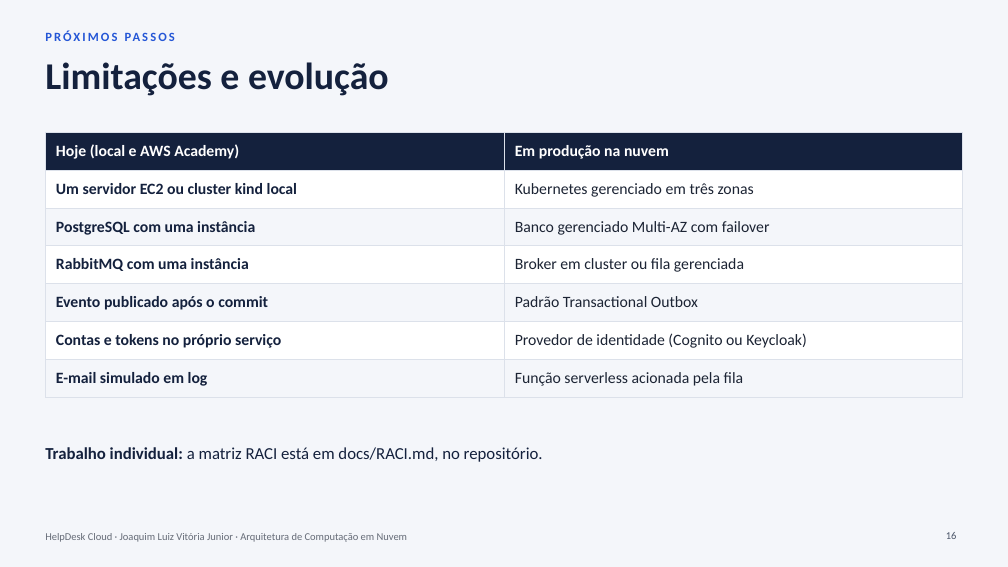
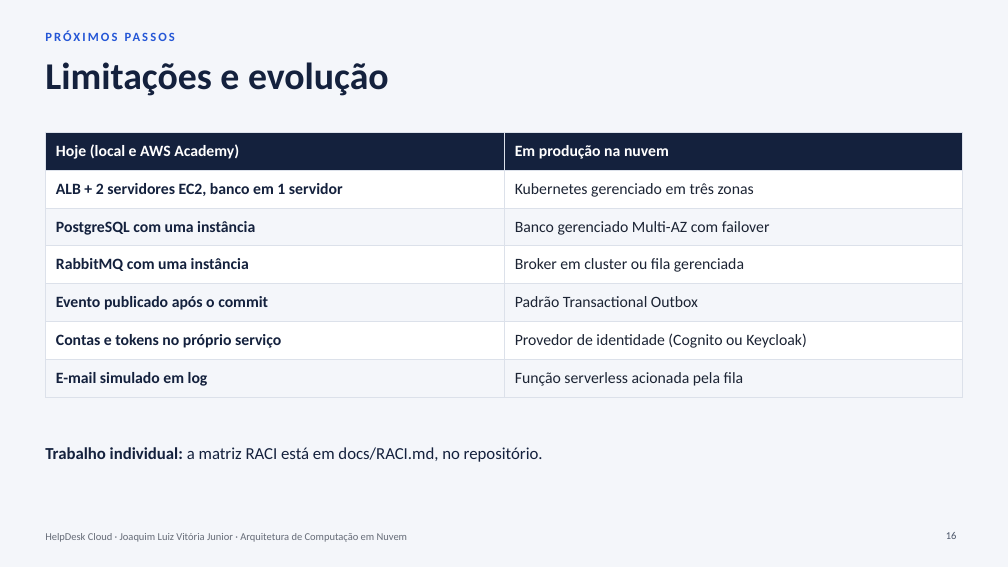
Before and after one commit to jlvjunior/HelpDesk, a slide deck: slide 16 of docs/apresentacao/HelpDesk-Cloud-Apresentacao.pptx. Drawn at 1008x567 pixels with LibreOffice and Linux fonts; fonts in the diff are those of the drawing. Boxes give left, top, right and bottom in pixels: in the first picture for what was removed or moved away, otherwise in the second. Text is boxed around its words. In the diff, an @@ line names an element or a change of style, - is before the commit and + after.

```diff
--- a/docs/apresentacao/HelpDesk-Cloud-Apresentacao.pptx
+++ b/docs/apresentacao/HelpDesk-Cloud-Apresentacao.pptx
@@ table at [45,132,963,390] @@
-row 2, column 1: Um servidor EC2 ou cluster kind local
+row 2, column 1: ALB + 2 servidores EC2, banco em 1 servidor
```
Also in this commit, not shown: 4 other slides changed, 20 other files.
